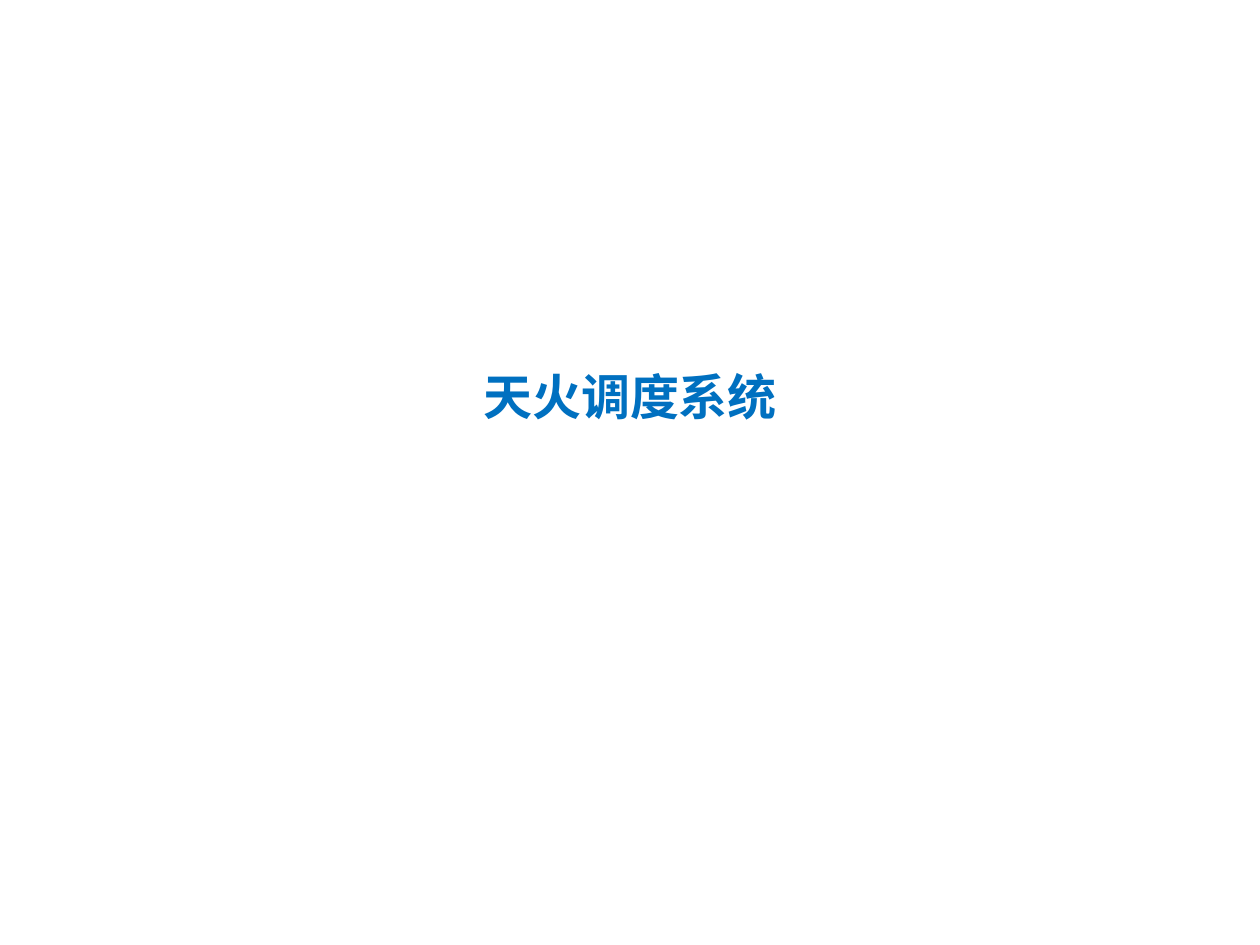
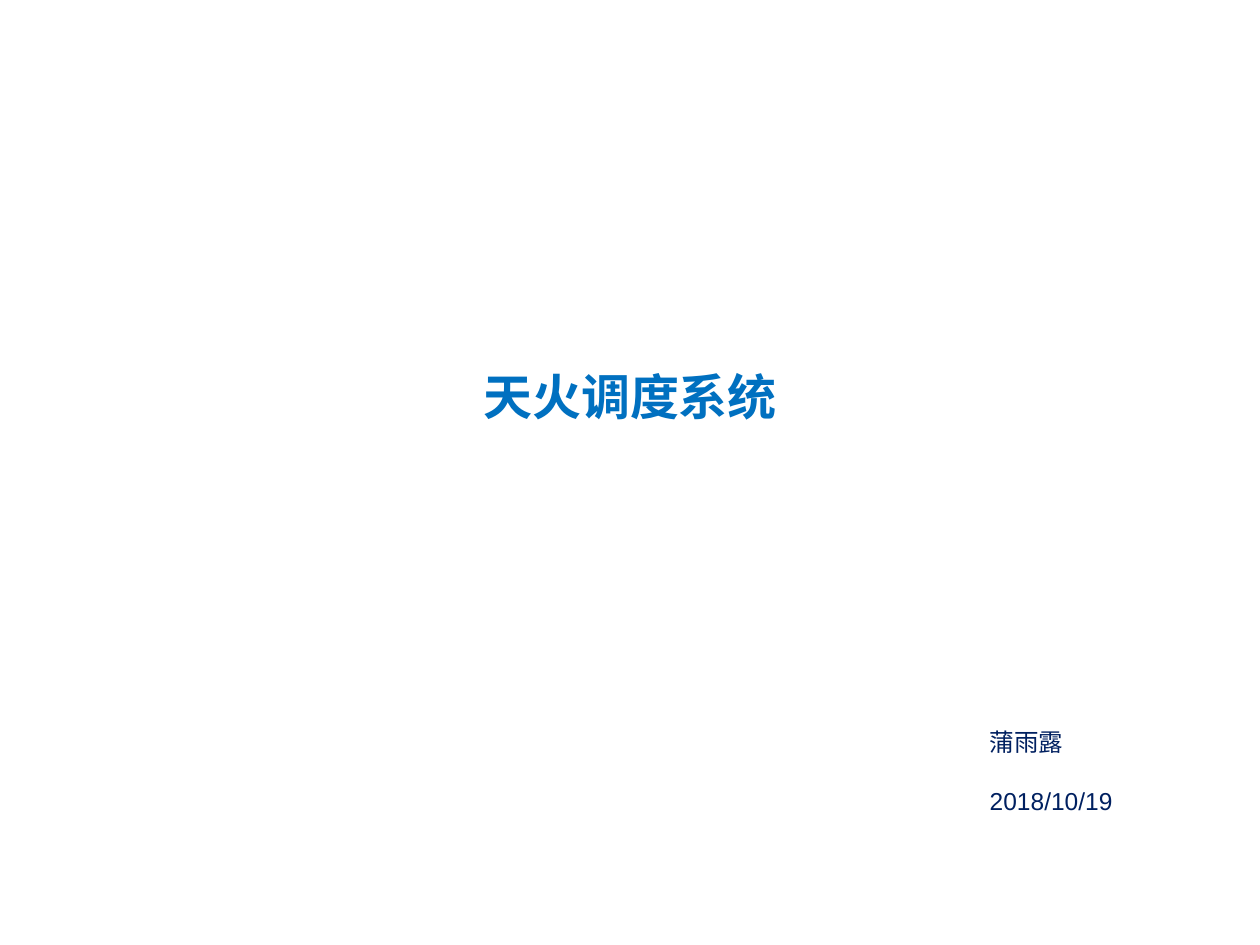
Before and after one commit to ylpu/distribute-scheduler, a slide deck: slide 1 of files/dis-scheduler.ppt. Drawn at 1260x945 pixels with LibreOffice and Linux fonts; fonts in the diff are those of the drawing. Boxes give left, top, right and bottom in pixels: in the first picture for what was removed or moved away, otherwise in the second. Text is boxed around its words. In the diff, an @@ line names an element or a change of style, - is before the commit and + after.

```diff
--- a/files/dis-scheduler.ppt
+++ b/files/dis-scheduler.ppt
@@ text added at (x1=990, y1=730, x2=1113, y2=811), 14 pt, text #002060 @@
+蒲雨露
+2018/10/19
```
Also in this commit, not shown: 9 other slides changed, 4 slides added, 14 other files.
